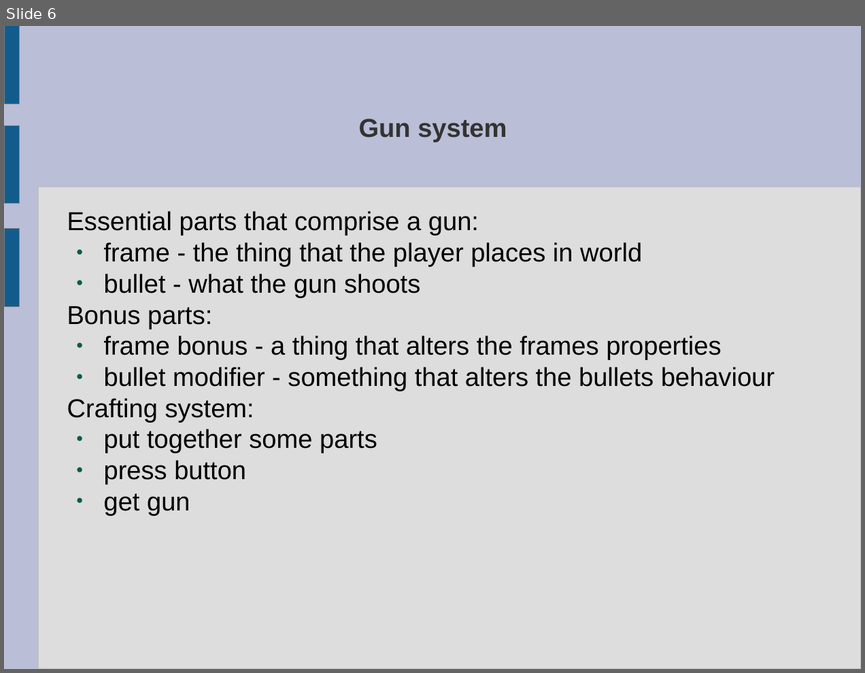
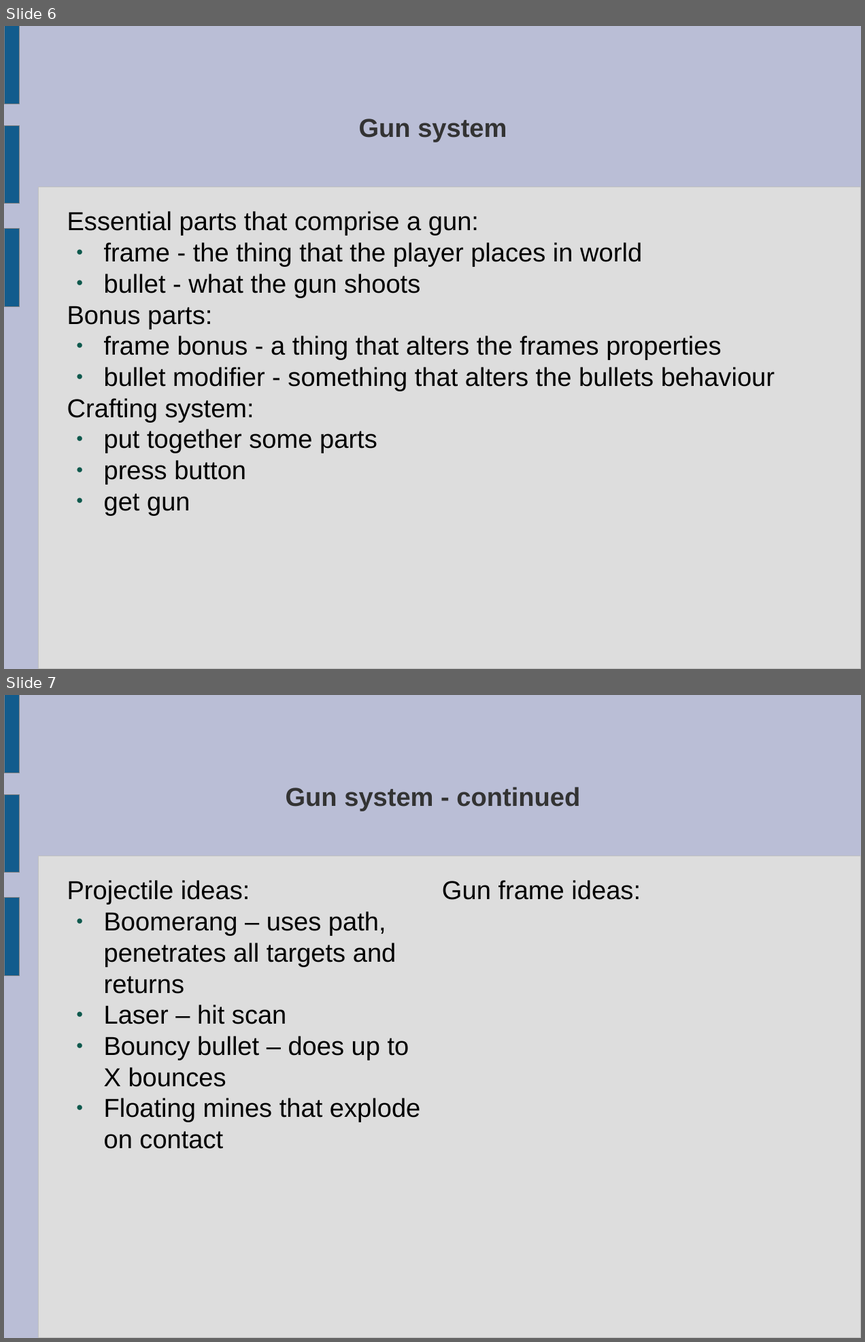
Before and after one commit to ktosox/GWJ68, a slide deck: GDD.odp. Shown one above the other, each under a label of ours: slide 6 before the commit, slides 6 and 7 after it. The pictures are 865x673 and 865x1342 pixels, drawn with LibreOffice and Linux fonts; fonts in the diff are those of the drawing. Boxes give left, top, right and bottom in pixels: in the first picture for what was removed or moved away, otherwise in the second. Text is boxed around its words. In the diff, an @@ line names an element or a change of style, - is before the commit and + after.

```diff
--- a/GDD.odp
+++ b/GDD.odp
@@ slide 7 added at <box>4,695,861,1338</box>, background #BABED6; not listed: 4 template elements that a slide beside it also shows @@
@@ title added at <box>286,787,580,811</box>, 24 pt, text #333333, bold @@
+Gun system - continued
@@ text added at <box>67,880,420,1149</box>, 24 pt, text #000000 @@
+Projectile ideas:
+● Boomerang – uses path, penetrates all targets and returns
+● Laser – hit scan
+● Bouncy bullet – does up to X bounces
+● Floating mines that explode on contact
@@ text added at <box>442,880,640,900</box>, 24 pt, text #000000 @@
+Gun frame ideas:
```
Also in this commit, not shown: 13 other files.
